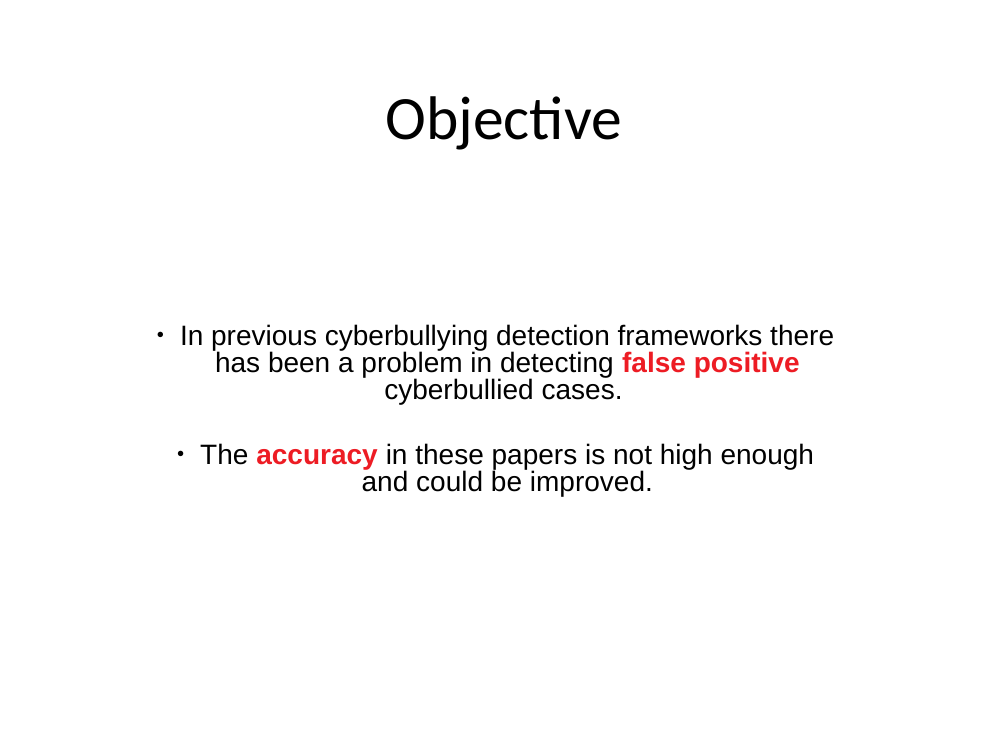
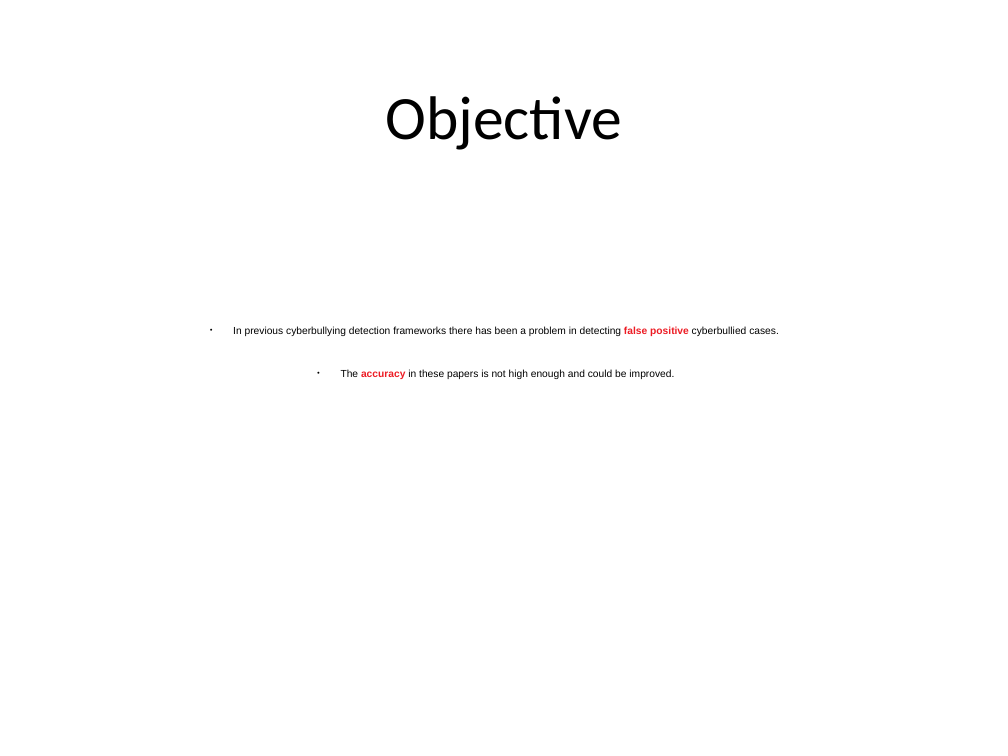
Before and after one commit to DevJohnIbrahim/SSM-GP, a slide deck: slide 7 of SRS/Presentation.pptx. Drawn at 1008x756 pixels with LibreOffice and Linux fonts; fonts in the diff are those of the drawing. Boxes give left, top, right and bottom in pixels: in the first picture for what was removed or moved away, otherwise in the second. Text is boxed around its words. In the diff, an @@ line names an element or a change of style, - is before the commit and + after.

```diff
--- a/SRS/Presentation.pptx
+++ b/SRS/Presentation.pptx
@@ text "In previous cyberbullying detection frameworks ..." at (233, 326, 779, 379): size 20 to 7.4 pt; line spacing 0.8 to 1; more space between paragraphs @@
```
Also in this commit, not shown: 7 other slides changed, 2 slides added.
